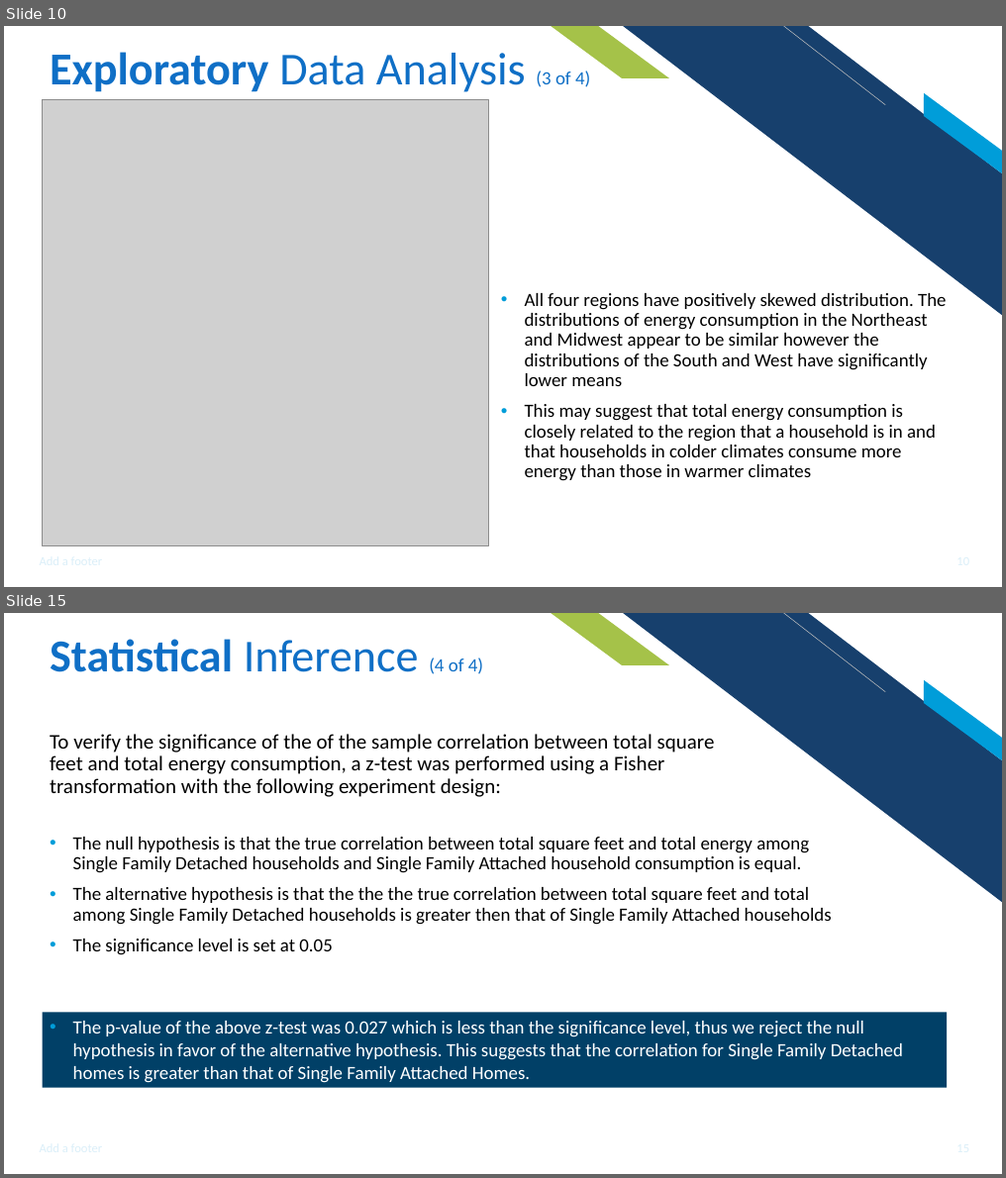
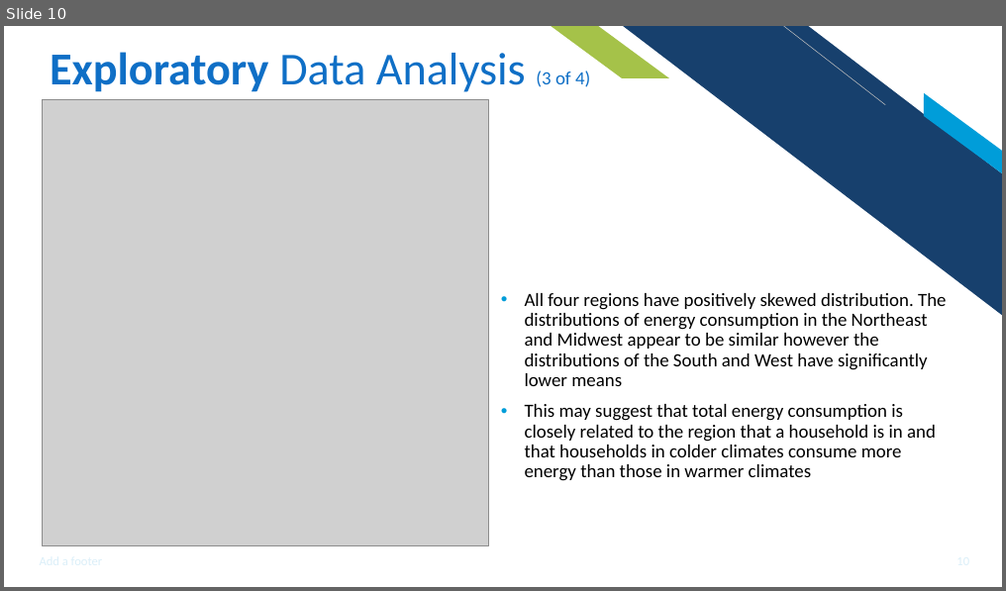
Before and after one commit to ishareef7/Springboard, a slide deck: Capstone1/Capstone1_Reports/Capstone1_Presentation.pptx. Shown one above the other, each under a label of ours: slides 10 and 15 before the commit, slide 10 after it; the slides between them are not shown. The pictures are 1006x1178 and 1006x591 pixels, drawn with LibreOffice and Linux fonts; fonts in the diff are those of the drawing; grey boxes stand for pictures. Boxes give left, top, right and bottom in pixels: in the first picture for what was removed or moved away, otherwise in the second. Text is boxed around its words. In the diff, an @@ line names an element or a change of style, - is before the commit and + after.

```diff
--- a/Capstone1/Capstone1_Reports/Capstone1_Presentation.pptx
+++ b/Capstone1/Capstone1_Reports/Capstone1_Presentation.pptx
@@ slide 15 removed at box(4, 613, 1002, 1174), background #FFFFFF; not listed: 4 template elements that a slide beside it also shows @@
@@ title removed at box(50, 639, 483, 674) @@
-Statistical Inference (4 of 4)
@@ text removed at box(50, 734, 715, 797) @@
-To verify the significance of the of the sample correlation between total square feet and total energy consumption, a z-test was performed using a Fisher transformation with the following experiment design:
@@ text removed at box(73, 837, 832, 956) @@
-• The null hypothesis is that the true correlation between total square feet and total energy among Single Family Detached households and Single Family Attached household consumption is equal.
-• The alternative hypothesis is that the the the true correlation between total square feet and total among Single Family Detached households is greater then that of Single Family Attached households
-• The significance level is set at 0.05
@@ rectangle removed at box(43, 1013, 946, 1088) @@
-• The p-value of the above z-test was 0.027 which is less than the significance level, thus we reject the null hypothesis in favor of the alternative hypothesis. This suggests that the correlation for Single Family Detached homes is greater than that of Single Family Attached Homes.
```
Also in this commit, not shown: 6 slides added, 4 other slides removed, 21 other files.
